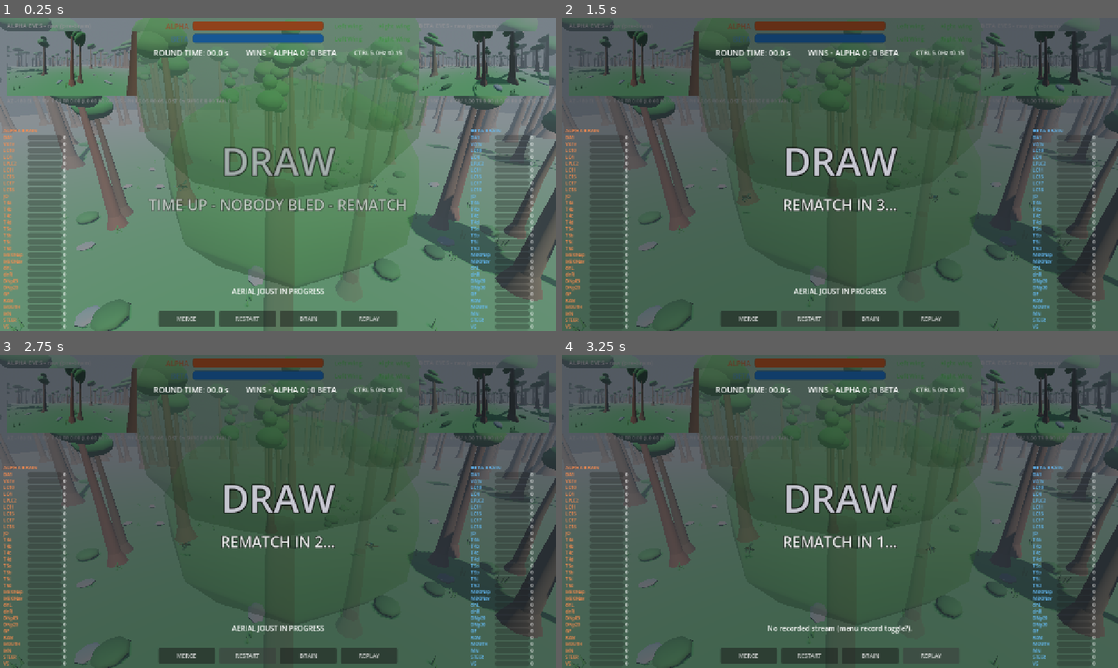
Above: before the commit, frames 1-4 (two rows, left to right).
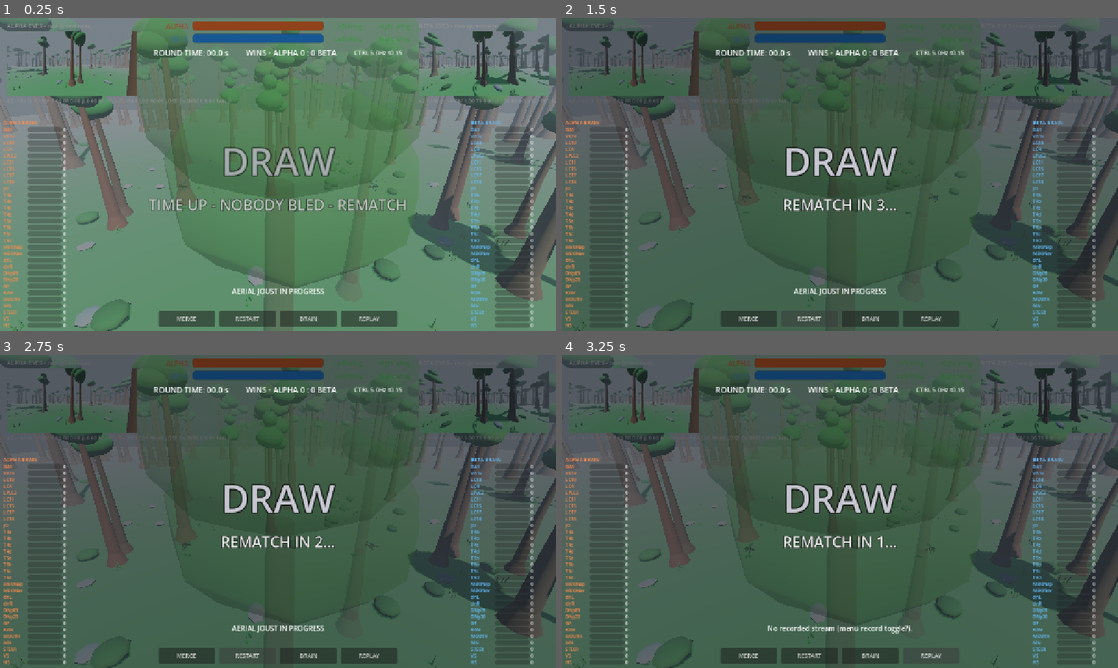
Above: after the commit, the same moments.

Repository: doku/flybrain-arena
Game: Godot game, scene res://scenes/ArenaGlade.tscn
Same seed, same stepped clock (60 frames per second), same inputs: the game is played once before the commit and once after it. This scene is started directly instead of the project's main scene.
Inputs:
- Up to frame 1 (0.25 s): no input
- Up to frame 2 (1.5 s): click "RESTART" at 0.5 s; click "RESTART" at 1.25 s
- Up to frame 3 (2.75 s): click "RESTART" at 2 s
- Up to frame 4 (3.25 s): click "REPLAY" at 2.75 s

The runs differ from the first frame. In frame 1, 3.7% of the frame differs, in the area x 0-96%, y 32-100%; in frame 2, 2.0%; in frame 3, 2.0%; in frame 4, 2.0%.

Commit message:
Tuck brainview panels just below the eye PiPs

Diff:
--- a/arena/scripts/ArenaManager.gd
+++ b/arena/scripts/ArenaManager.gd
@@ -1567,7 +1567,9 @@
 	var left_side := anchor == Control.PRESET_CENTER_LEFT or anchor == Control.PRESET_BOTTOM_LEFT
 	view.offset_left = 204.0 if left_side else -560.0
 	view.offset_right = 560.0 if left_side else -204.0
-	view.offset_top = -520.0
+	# Same top as the bar panels: every brainview layer starts just
+	# below the PiP eye views (raster copies these offsets).
+	view.offset_top = -488.0
 	view.offset_bottom = -60.0
 	view.tint = tint
 	view.mouse_filter = Control.MOUSE_FILTER_STOP
@@ -1656,12 +1658,13 @@
 	var panel := VBoxContainer.new()
 	panel.name = pname
 	panel.set_anchors_preset(anchor)
-	# Bottom-anchored: sits above the menu bar, clear of the top-corner
-	# PiP eye views on every resolution.
+	# Bottom-anchored: sits above the menu bar with its top tucked just
+	# below the top-corner PiP eye views (feat text ends ~226px; panel
+	# top lands ~232px at 720p).
 	var left_side := anchor == Control.PRESET_CENTER_LEFT or anchor == Control.PRESET_BOTTOM_LEFT
 	panel.offset_left = 8.0 if left_side else -196.0
 	panel.offset_right = 196.0 if left_side else -8.0
-	panel.offset_top = -470.0
+	panel.offset_top = -488.0
 	panel.offset_bottom = -60.0
 	panel.add_theme_constant_override("separation", 1)
 	hud.add_child(panel)
